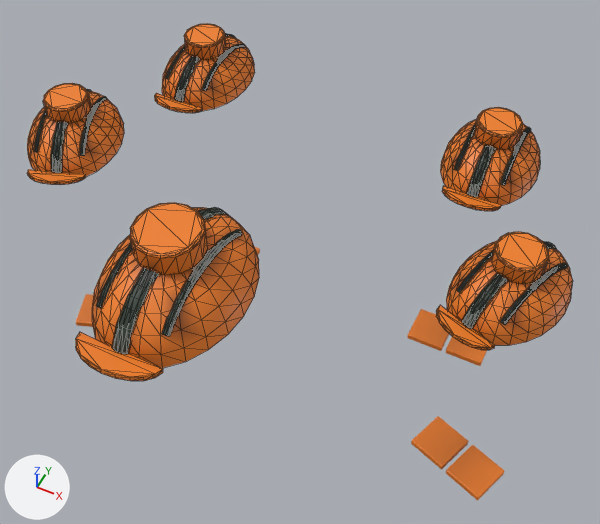
The glTF model art-src/blender/export/crew/trail-shredders-lod0.glb as it was, and as the next commit left it.
The view is the same before and after, from a camera (50 mm lens) standing at (1.04, -1.12, 3.51) and looking at (0.09, 0.78, 1.15). The axes (+X, +Y, +Z) are drawn at lower left. The lights are the same throughout. The older version comes first. Mesh edges are drawn as thin lines on the coarser meshes. Vertices at exactly the same position are counted once.

Names of what the first picture shows: 'att0_hat', 'att0_leg_r_trim', 'att1_hat', 'att2_hat', 'att2_leg_l_trim', 'att2_leg_r_trim', 'att3_hat', 'cap_hat' and 2 more.
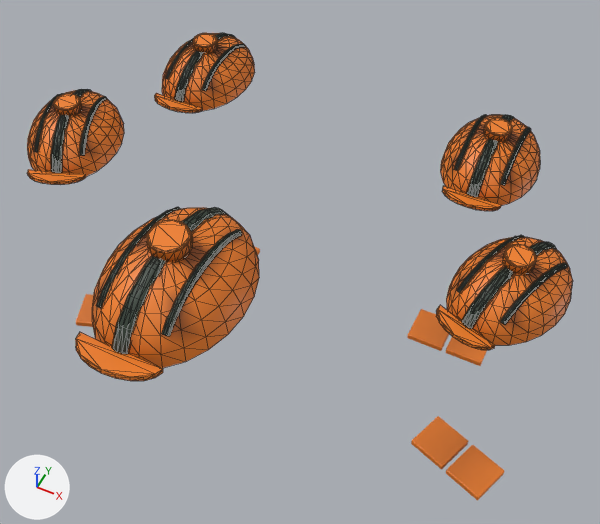
Changed parts and their boxes [x1, y1, x2, y2] in the pictures (600 x 524 px; the box of a moved part takes in the faces that stretch with it):
'cap_hat', reshaped, recoloured
    before: [76, 203, 259, 381]
    after: [76, 207, 259, 381]
'att2_hat', reshaped
    before: [436, 232, 573, 350]
    after: [436, 235, 573, 350]
'att0_hat', reshaped (8% shorter)
    before: [440, 107, 540, 211]
    after: [440, 115, 540, 211]
'att3_hat', reshaped
    before: [27, 83, 124, 185]
    after: [27, 89, 124, 185]
'att1_hat', reshaped (10% shorter)
    before: [155, 24, 255, 113]
    after: [155, 33, 255, 113]
part 1 of me_att0_hat, moved or reshaped
    before: [43, 24, 549, 284]
    after: [53, 33, 536, 274]
part 2 of me_att0_hat, recoloured
    both: [42, 36, 563, 295]
part 3 of me_att0_hat, edited (looks the same)
    both: [38, 33, 561, 312]
part 4 of me_att0_hat, recoloured
    after: [47, 39, 544, 281]
part 5 of me_att0_hat, recoloured
    both: [45, 34, 552, 291]
part 6 of me_cap_hat, moved or reshaped
    before: [130, 203, 208, 275]
    after: [147, 220, 193, 262]
part 7 of me_cap_hat, recoloured
    both: [125, 208, 237, 290]
part 8 of me_cap_hat, edited (looks the same)
    both: [108, 210, 231, 317]
part 9 of me_cap_hat, recoloured
    after: [126, 219, 210, 277]
part 10 of me_cap_hat, recoloured
    both: [127, 211, 217, 284]

What the commit changed:
me_att0_hat is used by ob_att0_hat; location (0.62, 1.3, 1.51).
me_att0_hat had 420 vertices, 780 faces and spanned x -0.18..0.18, y -0.258..0.28, z -0.11..0.102.
me_att0_hat now has 420 vertices, 780 faces and spans x -0.18..0.18, y -0.258..0.28, z -0.11..0.078.
me_att0_hat part 1: the loose piece of 64 vertices spanning x -0.084..0.084, y -0.044..0.124, z 0.04..0.102 is scaled about its middle by 0.6, then moved by (0.0, 0.0, -0.012).
me_att0_hat part 2: 160 faces centred in x -0.145..0.145, y -0.11..0.19, z -0.019..0.098 are repainted in the vertex colours; the middle colour goes from orange #e97b21 to orange #e67a20.
me_att0_hat part 3: 72 faces centred in x -0.093..0.093, y -0.092..0.167, z 0.003..0.046 are repainted in the vertex colours; the middle colour goes from dark green #293728 to dark grey #2b392d.
me_att0_hat part 4: 29 faces centred in x -0.077..0.078, y -0.078..0.141, z 0.006..0.053 are repainted in the vertex colours; the middle colour goes from black #151e16 to dark grey #2a382c.
me_att0_hat part 5: 34 faces centred in x -0.083..0.081, y -0.091..0.164, z 0.001..0.05 are repainted in the vertex colours; the middle colour goes from black #1a241b to dark grey #2a382c.
me_cap_hat is used by ob_cap_hat; location (0.0, 0.1, 1.742).
me_cap_hat had 420 vertices, 780 faces and spanned x -0.225..0.225, y -0.323..0.35, z -0.137..0.127.
me_cap_hat now has 420 vertices, 780 faces and spans x -0.225..0.225, y -0.323..0.35, z -0.137..0.097.
me_cap_hat part 6: the loose piece of 64 vertices spanning x -0.105..0.105, y -0.055..0.155, z 0.05..0.127 is scaled about its middle by 0.6, then moved by (0.0, 0.0, -0.014).
me_cap_hat part 7: 160 faces centred in x -0.181..0.181, y -0.137..0.237, z -0.024..0.122 are repainted in the vertex colours; the middle colour goes from orange #eb7c21 to orange #e67a20.
me_cap_hat part 8: 75 faces centred in x -0.116..0.116, y -0.115..0.209, z 0.003..0.058 are repainted in the vertex colours; the middle colour goes from dark grey #293729 to dark grey #2b392d.
me_cap_hat part 9: 28 faces centred in x -0.096..0.096, y -0.098..0.176, z 0.008..0.066 are repainted in the vertex colours; the middle colour goes from black #151e16 to dark grey #2a382c.
me_cap_hat part 10: 35 faces centred in x -0.104..0.102, y -0.114..0.205, z 0.001..0.062 are repainted in the vertex colours; the middle colour goes from black #1a241b to dark grey #2a382c.
